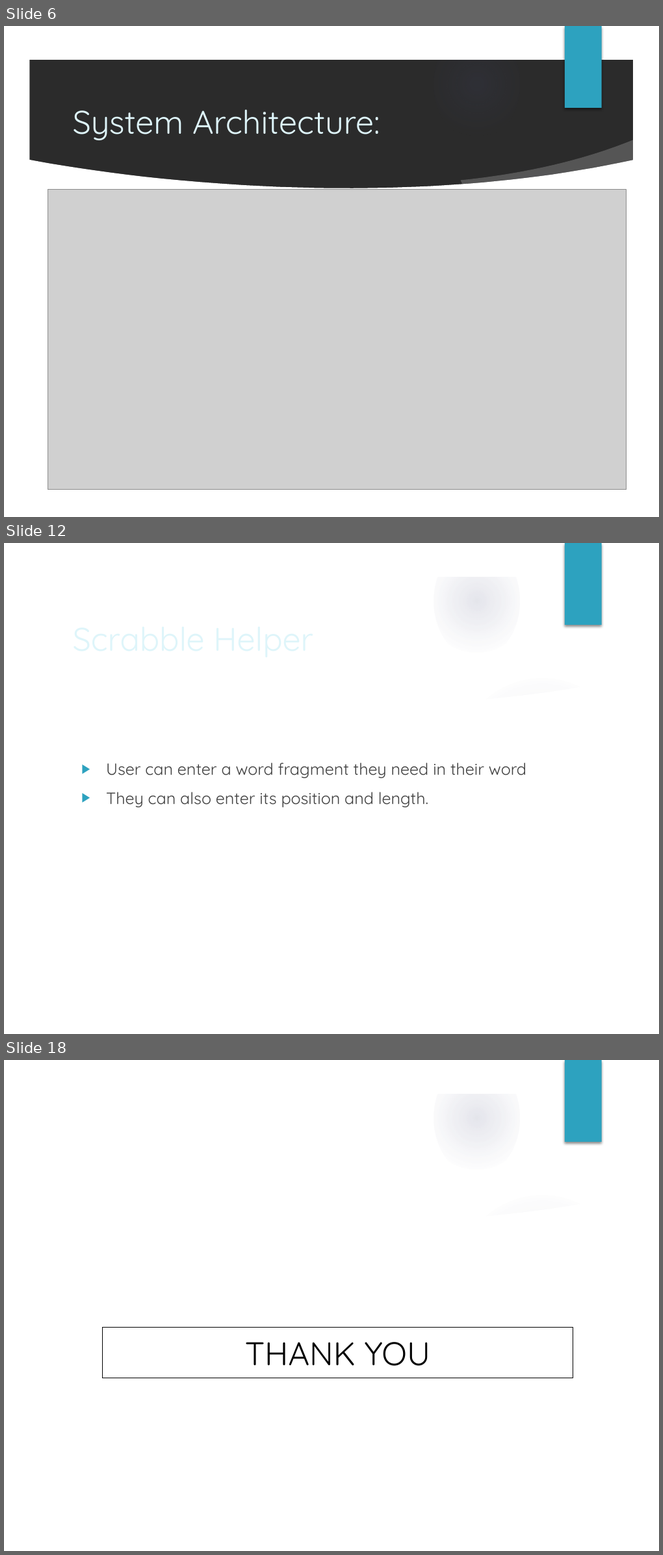
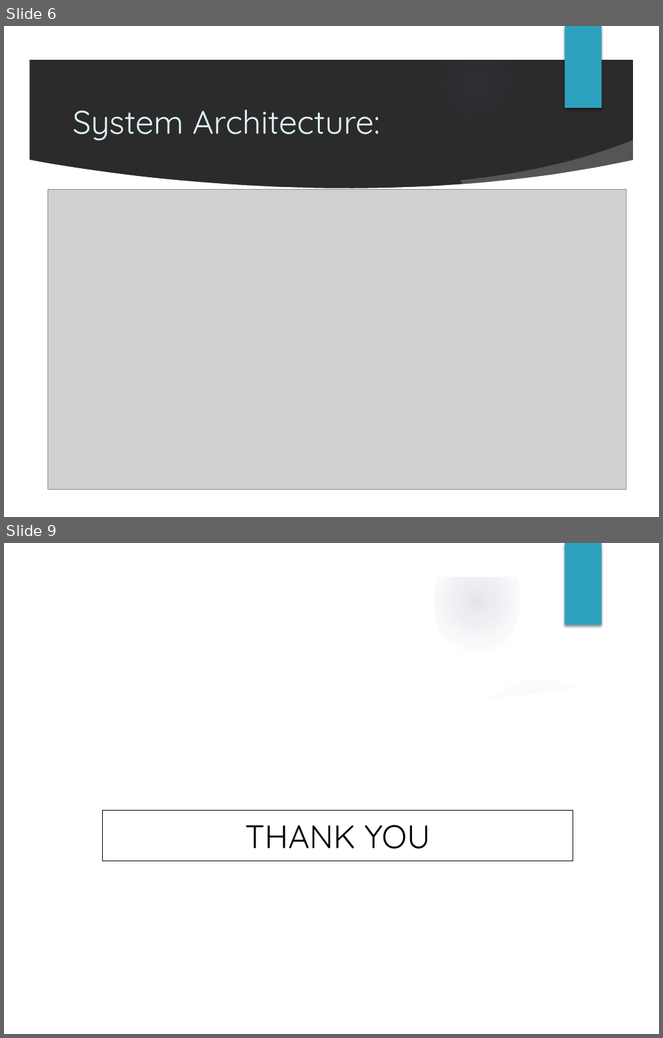
Before and after one commit to ritveak/Wordzone, a slide deck: Presentation final.pptx. Shown one above the other, each under a label of ours: slides 6, 12 and 18 before the commit, slides 6 and 9 after it; the slides between them are not shown. The pictures are 663x1555 and 663x1038 pixels, drawn with LibreOffice and Linux fonts; fonts in the diff are those of the drawing; grey boxes stand for pictures; background and template pictures are left out; a plain dark background stands for a picture behind light text. Boxes give left, top, right and bottom in pixels: in the first picture for what was removed or moved away, otherwise in the second. Text is boxed around its words. In the diff, an @@ line names an element or a change of style, - is before the commit and + after.

```diff
--- a/Presentation final.pptx
+++ b/Presentation final.pptx
@@ slide 12 removed at (x1=4, y1=543, x2=659, y2=1034), background picture (left out); not listed: 9 template elements that a slide beside it also shows @@
@@ title removed at (x1=66, y1=613, x2=538, y2=663) @@
-Scrabble Helper
@@ text removed at (x1=106, y1=763, x2=527, y2=808) @@
-▶ User can enter a word fragment they need in their word
-▶ They can also enter its position and length.
@@ what was slide 18 is now slide 9 @@
```
Also in this commit, not shown: 2 slides added, 10 other slides removed, 3 other files.
